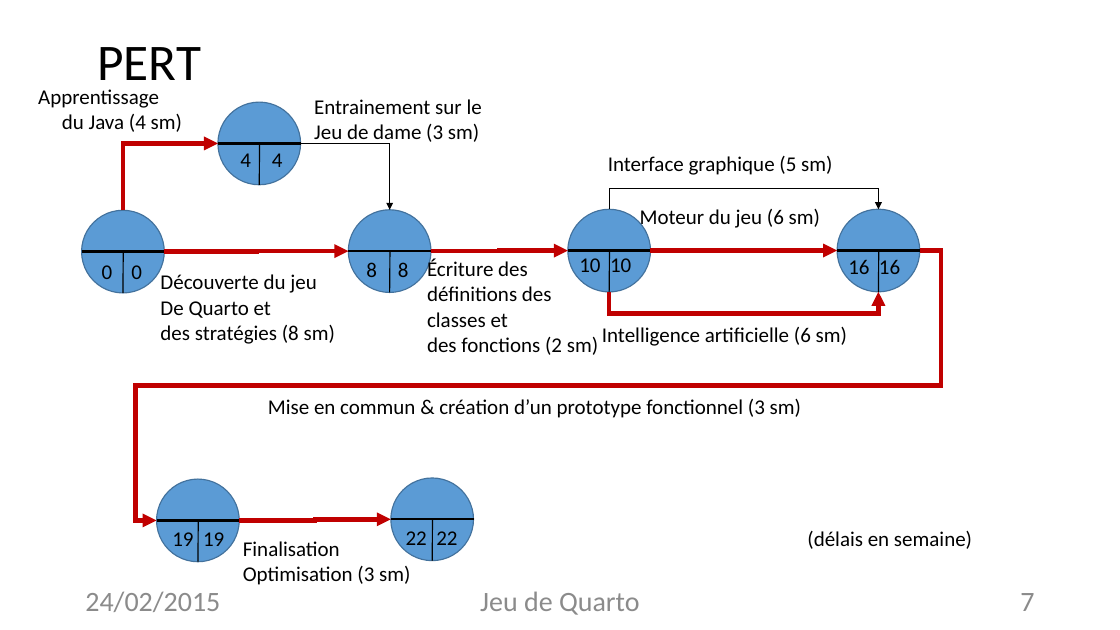
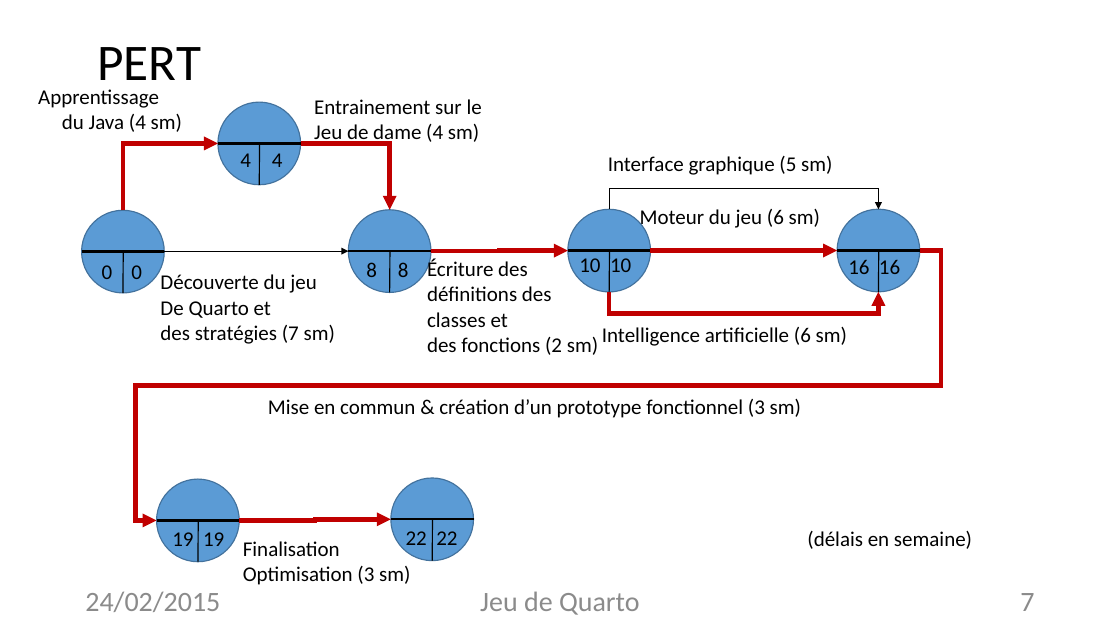
Before and after one commit to Quarto-Projet/Quarto, a slide deck: slide 7 of Diapo-&-co/150224 P4 Info 1.pptx. Drawn at 1120x630 pixels with LibreOffice and Linux fonts; fonts in the diff are those of the drawing. Boxes give left, top, right and bottom in pixels: in the first picture for what was removed or moved away, otherwise in the second. Text is boxed around its words. In the diff, an @@ line names an element or a change of style, - is before the commit and + after.

```diff
--- a/Diapo-&-co/150224 P4 Info 1.pptx
+++ b/Diapo-&-co/150224 P4 Info 1.pptx
@@ elbow arrow (301, 144) - (390, 210): stroke #000000 0.5 pt to #C00000 4 pt @@
@@ text at bbox=[314, 124, 479, 146]: text changed @@
-Jeu de dame (3 sm)
+Jeu de dame (4 sm)
@@ elbow arrow (165, 252) - (349, 251): stroke #C00000 4 pt to #000000 1 pt @@
@@ text at bbox=[160, 325, 335, 344]: text changed @@
-des stratégies (8 sm)
+des stratégies (7 sm)
```
Also in this commit, not shown: 2 other slides changed, 1 other file.
